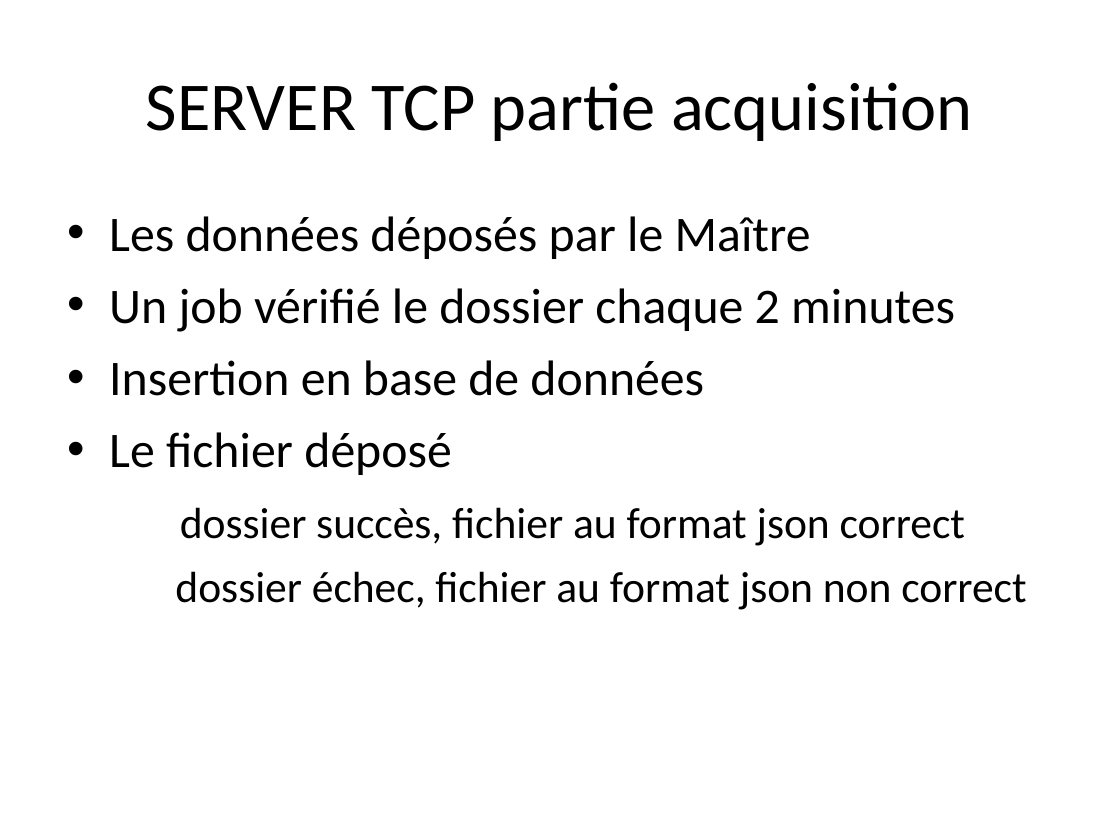
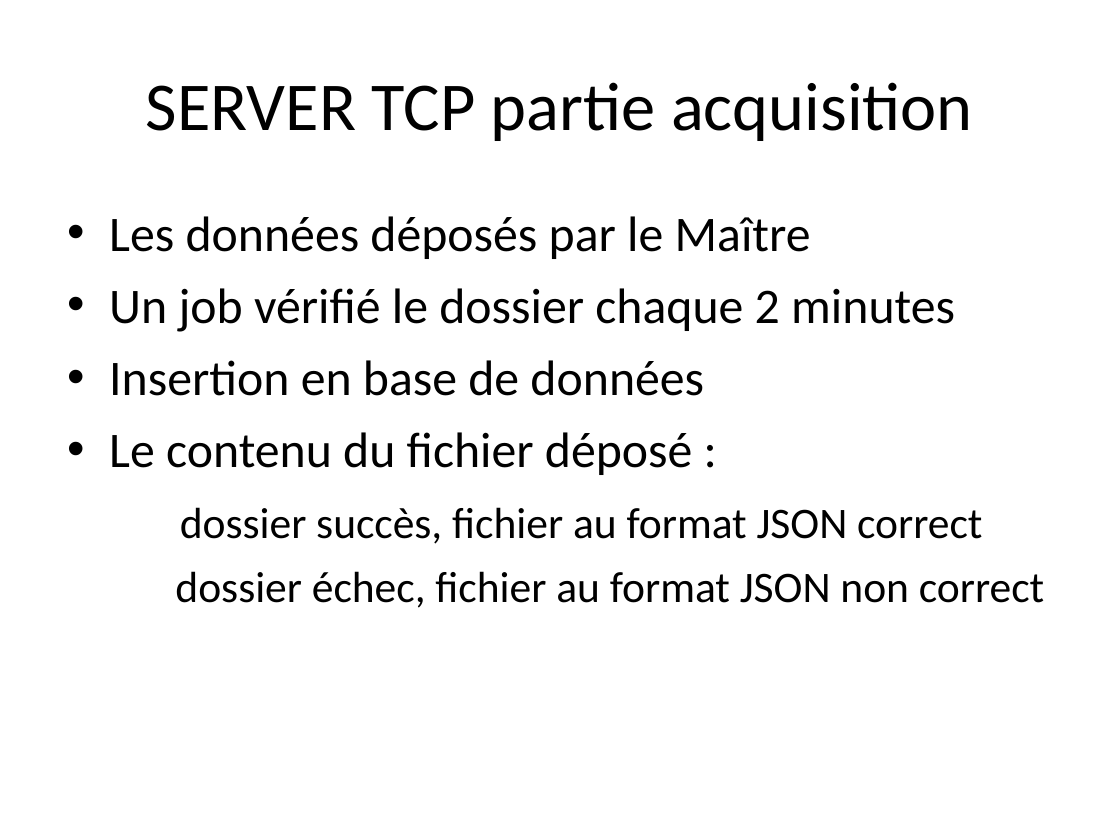
Before and after one commit to Krs-ceri/RaspberryPi, a slide deck: slide 8 of Presentation.odp. Drawn at 1120x840 pixels with LibreOffice and Linux fonts; fonts in the diff are those of the drawing. Boxes give left, top, right and bottom in pixels: in the first picture for what was removed or moved away, otherwise in the second. Text is boxed around its words. In the diff, an @@ line names an element or a change of style, - is before the commit and + after.

```diff
--- a/Presentation.odp
+++ b/Presentation.odp
@@ text at (109, 432, 1044, 608): text changed @@
-• Le fichier déposé
-dossier succès, fichier au format json correct
-dossier échec, fichier au format json non correct
+• Le contenu du fichier déposé :
+dossier succès, fichier au format JSON correct
+dossier échec, fichier au format JSON non correct
```
Also in this commit, not shown: 3 other slides changed.
